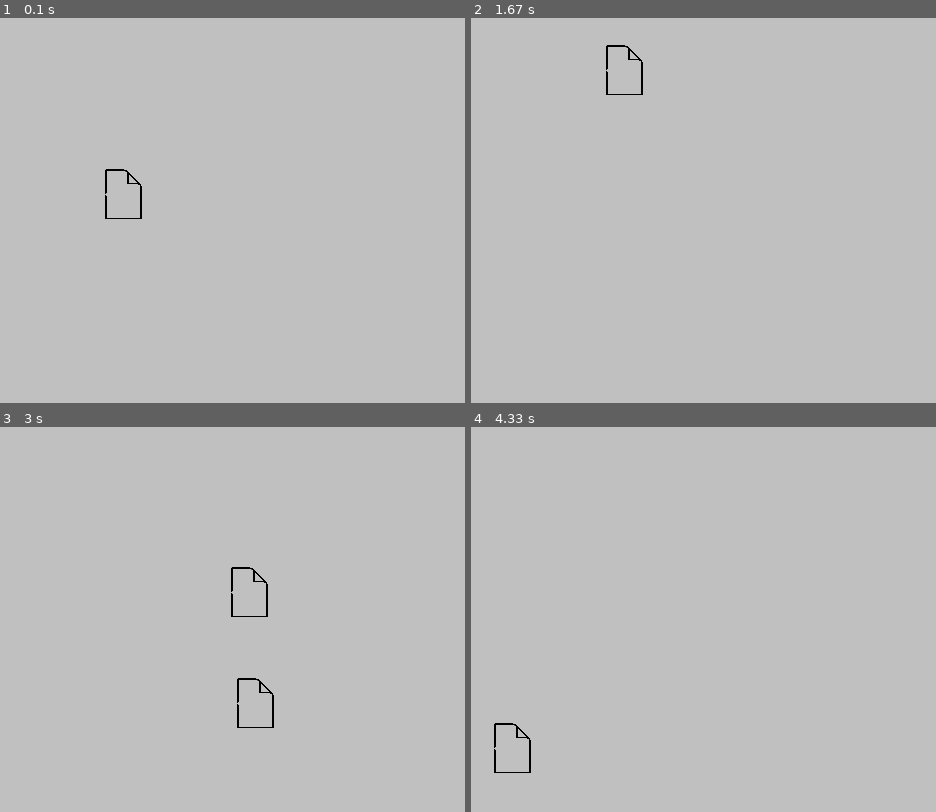
Above: before the commit, frames 1-4 (two rows, left to right).
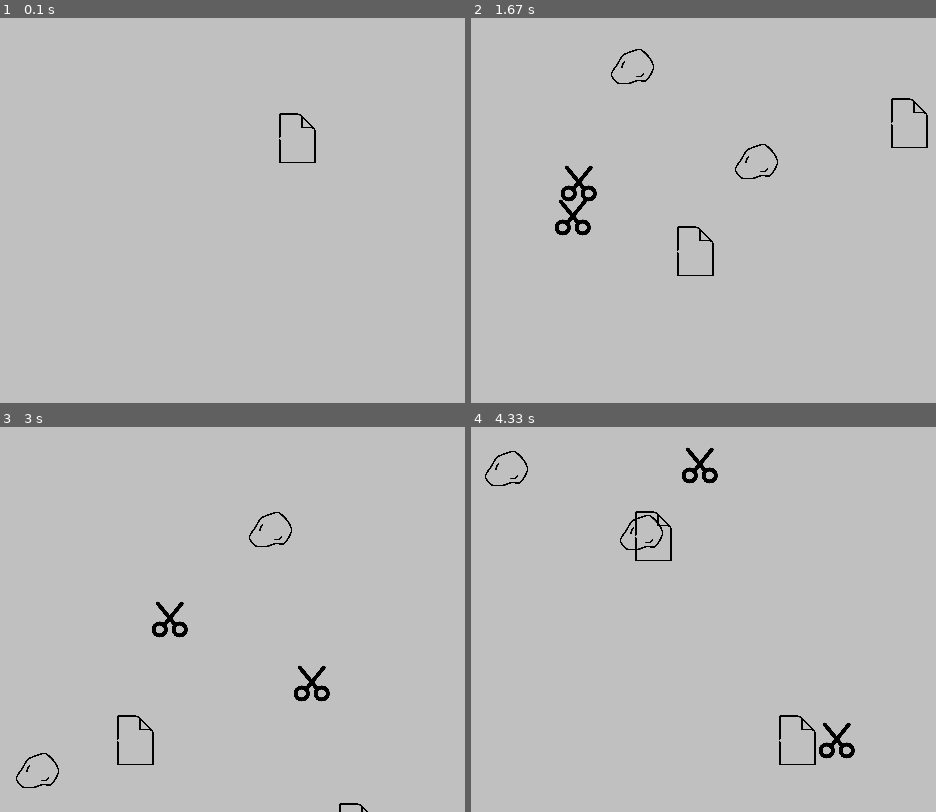
Above: after the commit, the same moments.

Repository: SertugF/RPSPygame
Game: pygame game, started from mainRPS.py
The game is run twice, just before and just after one commit, with the same random seed, the same clock (stepped at 60 frames per second) and the same inputs.
Inputs:
- Up to frame 1 (0.1 s): no input
- Up to frame 2 (1.67 s): no input
- Up to frame 3 (3 s): no input
- Up to frame 4 (4.33 s): no input

The runs differ from the first frame. In frame 1, 0.3% of the frame differs, in the area x 22-68%, y 24-53%; in frame 2, 1.3%; in frame 3, 1.4%, in the area x 3-80%, y 22-100%; in frame 4, 1.3%.

Commit message:
added other players to the game

Diff:
--- a/mainRPS.py
+++ b/mainRPS.py
@@ -27,9 +27,25 @@
 
 # rock player
 rockPlayer = pygame.image.load('rock.png')
+rockPlayer = pygame.transform.scale(rockPlayer, (50, 50)) # scale the image to 200x200
+rockPlayerRect = rockPlayer.get_rect() # get the rect of the image
+rockPlayerRect.center = (250, 200) # set the center of the rect to 250x200 (center of the screen)
+rockPlayerRect.x = 0 # set the x position of the rect to 0
+rockPlayerRect.y = 0 # set the y position of the rect to 0
+rockPlayerRect.width = 50 # set the width of the rect to 200
+rockPlayerRect.height = 50 # set the height of the rect to 200
+
 
 # scissors player
 scissorsPlayer = pygame.image.load('scissors.png')
+scissorsPlayer = pygame.transform.scale(scissorsPlayer, (50, 50)) # scale the image to 200x200
+scissorsPlayerRect = scissorsPlayer.get_rect() # get the rect of the image
+scissorsPlayerRect.center = (250, 200) # set the center of the rect to 250x200 (center of the screen)
+scissorsPlayerRect.x = 0 # set the x position of the rect to 0
+scissorsPlayerRect.y = 0 # set the y position of the rect to 0
+scissorsPlayerRect.width = 50 # set the width of the rect to 200
+scissorsPlayerRect.height = 50 # set the height of the rect to 200
+
 
 # generate random starting coordinates for the player
 def randomStart(): #depre
@@ -98,7 +114,13 @@
     windowSurface.blit(paperPlayer, (x, y)) # draw the image to the screen at 0x0
     pygame.display.update() # update the screen
 
+def PlayerRock(x,y):
+    windowSurface.blit(rockPlayer, (x, y)) # draw the image to the screen at 0x0
+    pygame.display.update() # update the screen
 
+def PlayerScissors(x,y):
+    windowSurface.blit(scissorsPlayer, (x, y)) # draw the image to the screen at 0x0
+    pygame.display.update() # update the screen
 
 # is the screen running?
 running = True
@@ -118,10 +140,17 @@
     windowSurface.fill((192, 192, 192)) # fill the window with a color
     #--------------------------------------------------------------------
     # draw the player
-    arrStartCoords = getStartCoords2(2)
+    arrStartCoordsPaper = getStartCoords2(2)
+    arrStartCoordsRock = getStartCoords2(2)
+    arrStartCoordsScissors = getStartCoords2(2)
+    #--------------------------------------------------------------------
     #for every element in getStartCoords() draw a player
-    for i in range(len(arrStartCoords)):
-        PlayerPaper(arrStartCoords[i][0], arrStartCoords[i][1])
+    for i in range(len(arrStartCoordsPaper)):
+        PlayerPaper(arrStartCoordsPaper[i][0], arrStartCoordsPaper[i][1])
+    for i in range(len(arrStartCoordsRock)):
+        PlayerRock(arrStartCoordsRock[i][0], arrStartCoordsRock[i][1])
+    for i in range(len(arrStartCoordsScissors)):
+        PlayerScissors(arrStartCoordsScissors[i][0], arrStartCoordsScissors[i][1])
 
 
 
